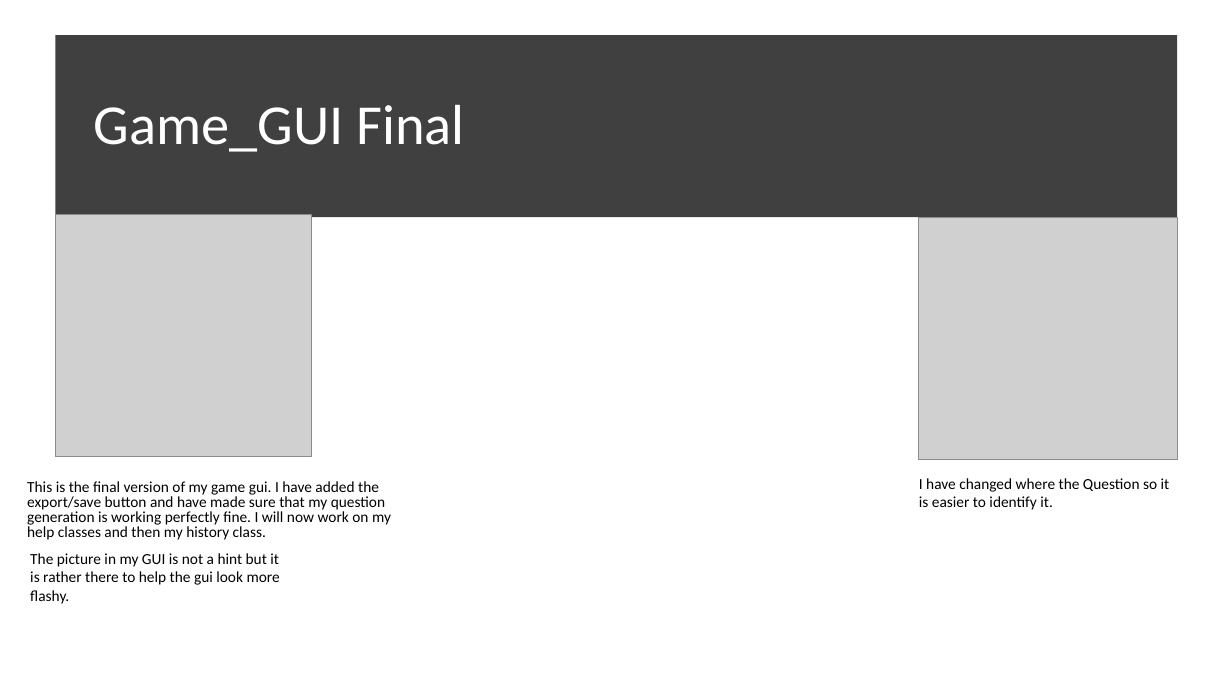
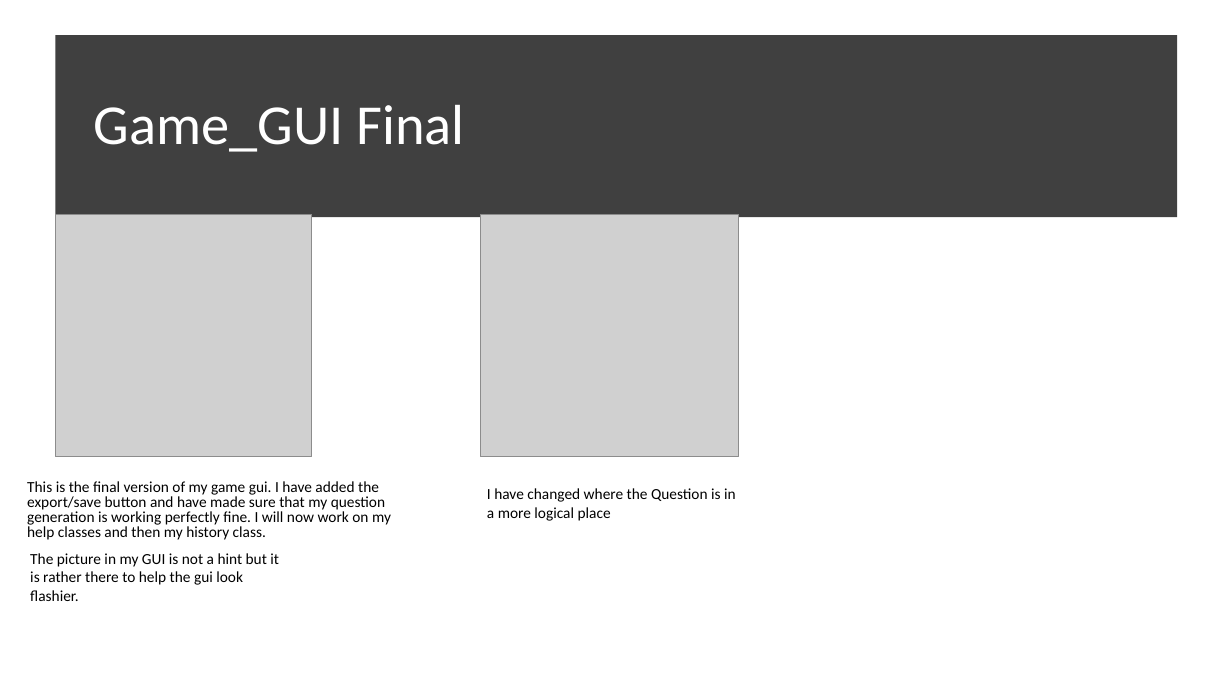
Before and after one commit to morrisj70800/01_Assesment, a slide deck: slide 17 of Programming Assesment.pptx. Drawn at 1232x693 pixels with LibreOffice and Linux fonts; fonts in the diff are those of the drawing; grey boxes stand for pictures. Boxes give left, top, right and bottom in pixels: in the first picture for what was removed or moved away, otherwise in the second. Text is boxed around its words. In the diff, an @@ line names an element or a change of style, - is before the commit and + after.

```diff
--- a/Programming Assesment.pptx
+++ b/Programming Assesment.pptx
@@ picture: place and size @@
-picture at <box>919,217,1177,459</box>
+picture at <box>481,214,739,457</box>
@@ text at <box>487,488,736,521</box>: text changed @@
-I have changed where the Question so it is easier to identify it.
+I have changed where the Question is in a more logical place
@@ text at <box>30,553,279,601</box>: text changed @@
-The picture in my GUI is not a hint but it is rather there to help the gui look more flashy.
+The picture in my GUI is not a hint but it is rather there to help the gui look flashier.
```
Also in this commit, not shown: 11 other slides changed, 1 slide added, 3 other files.
